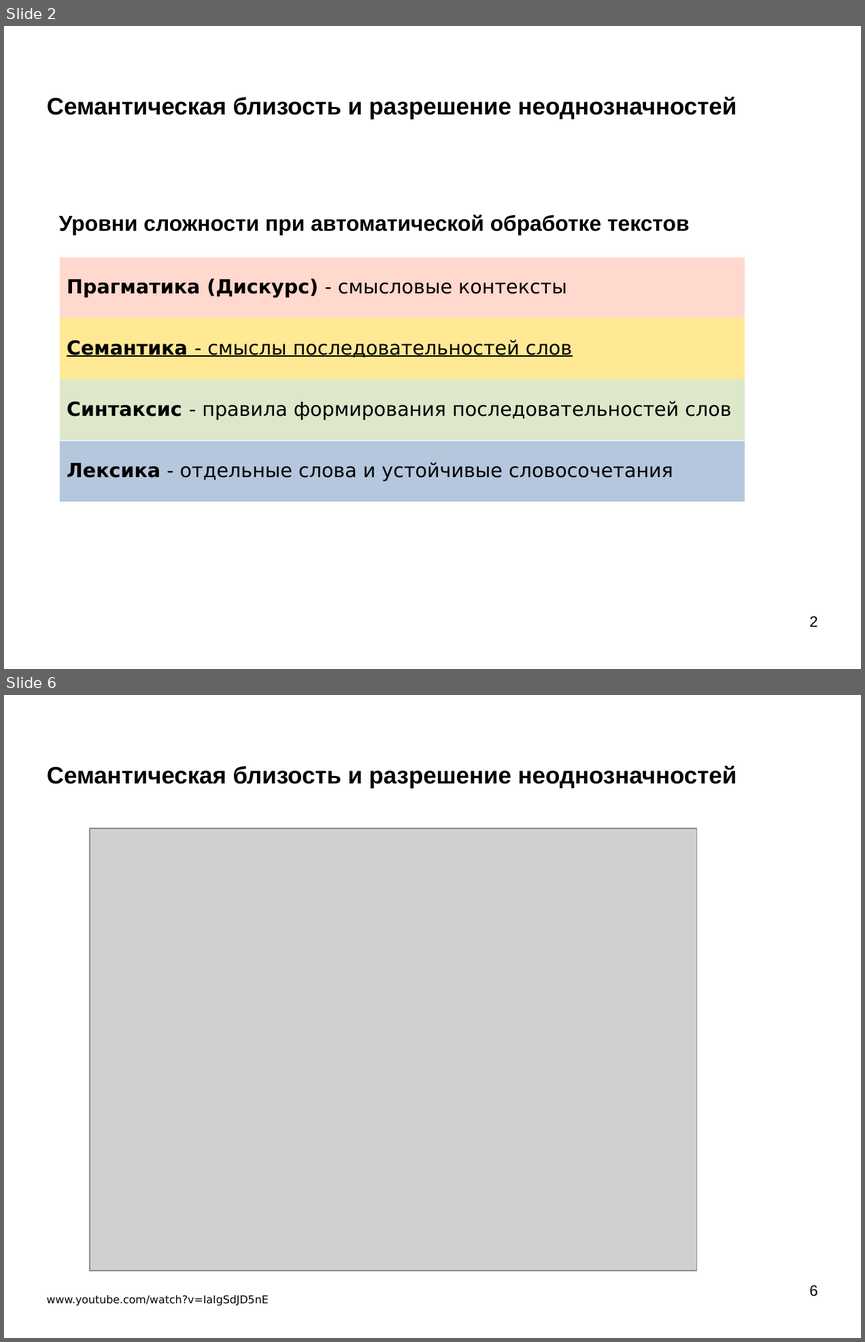
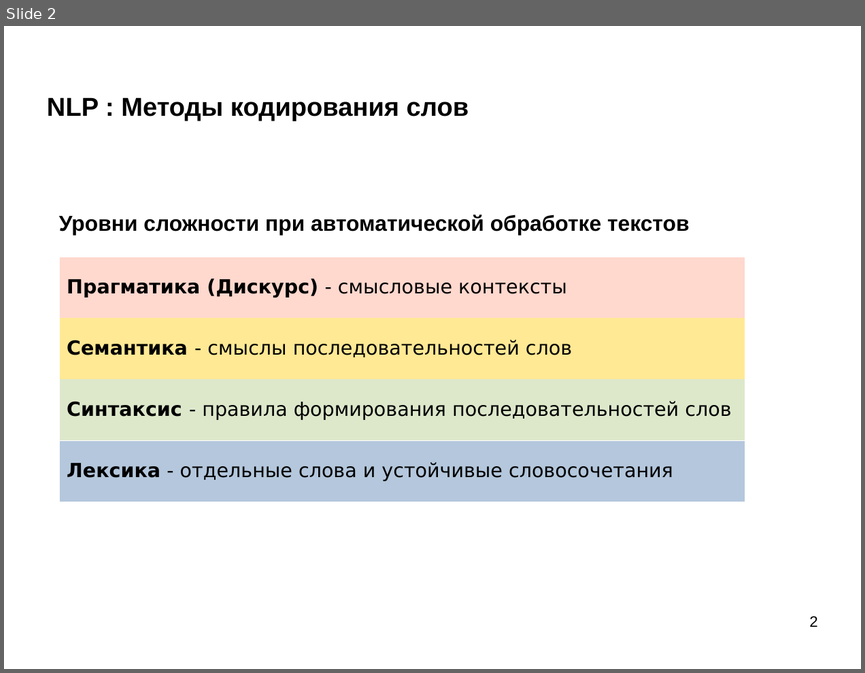
Before and after one commit to mechanoid5/ml_lectorium_legacy, a slide deck: 29-text-w2v.odp. Shown one above the other, each under a label of ours: slides 2 and 6 before the commit, slide 2 after it; the slides between them are not shown. The pictures are 865x1342 and 865x673 pixels, drawn with LibreOffice and Linux fonts; fonts in the diff are those of the drawing; grey boxes stand for pictures; background and template pictures are left out. Boxes give left, top, right and bottom in pixels: in the first picture for what was removed or moved away, otherwise in the second. Text is boxed around its words. In the diff, an @@ line names an element or a change of style, - is before the commit and + after.

```diff
--- a/29-text-w2v.odp
+++ b/29-text-w2v.odp
@@ slide 6 removed at box(4, 695, 861, 1338), background picture (left out) @@
@@ title removed at box(47, 766, 737, 788) @@
-Семантическая близость и разрешение неоднозначностей
@@ picture removed at box(90, 828, 697, 1270) @@
@@ page number removed at box(809, 1285, 817, 1296) @@
-6
@@ text removed at box(47, 1295, 269, 1306) @@
-www.youtube.com/watch?v=IaIgSdJD5nE
@@ slide 2 changed as well @@
@@ title at box(47, 97, 469, 121): text changed; size 22 to 24 pt @@
-Семантическая близость и разрешение неоднозначностей
+NLP : Методы кодирования слов
@@ table at box(59, 256, 745, 501) @@
@@ underline off in "Семантика - смыслы последовательностей слов" @@
```
Also in this commit, not shown: 13 other slides changed, 3 slides added, 13 other slides removed, 7 other files.
